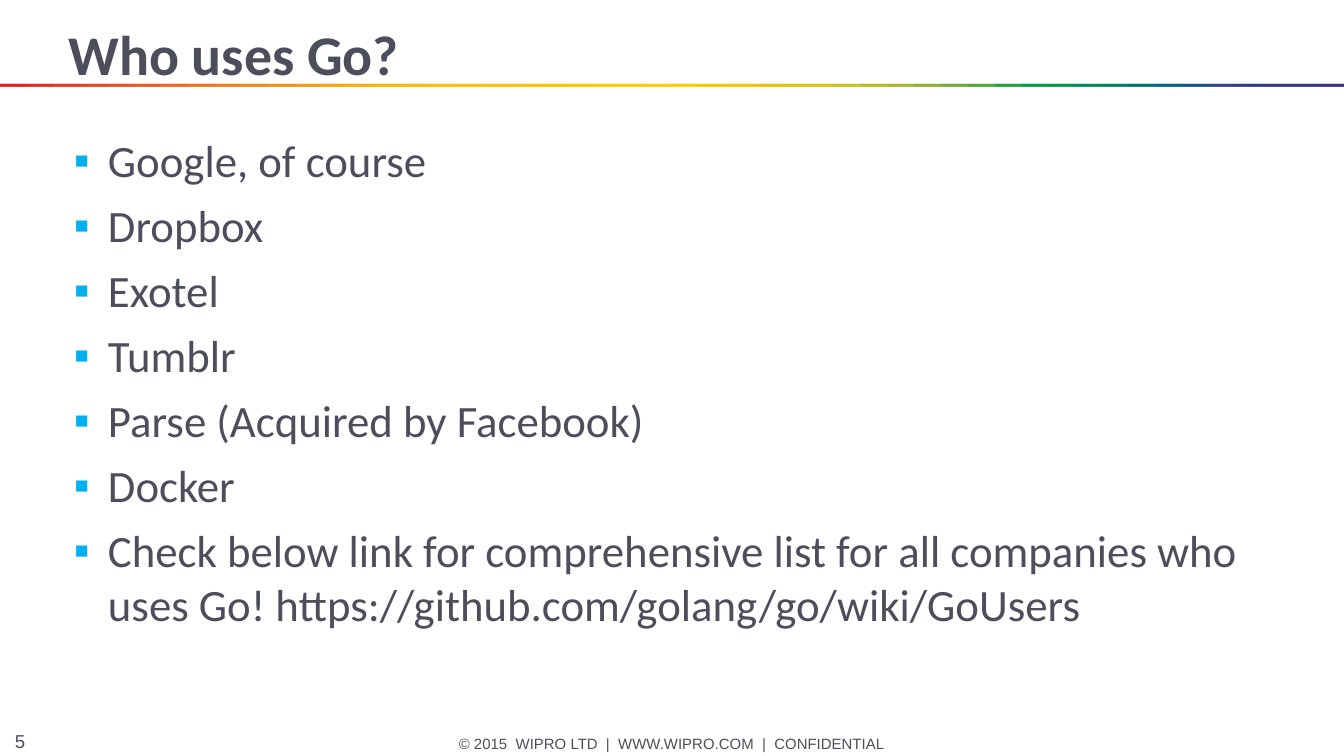
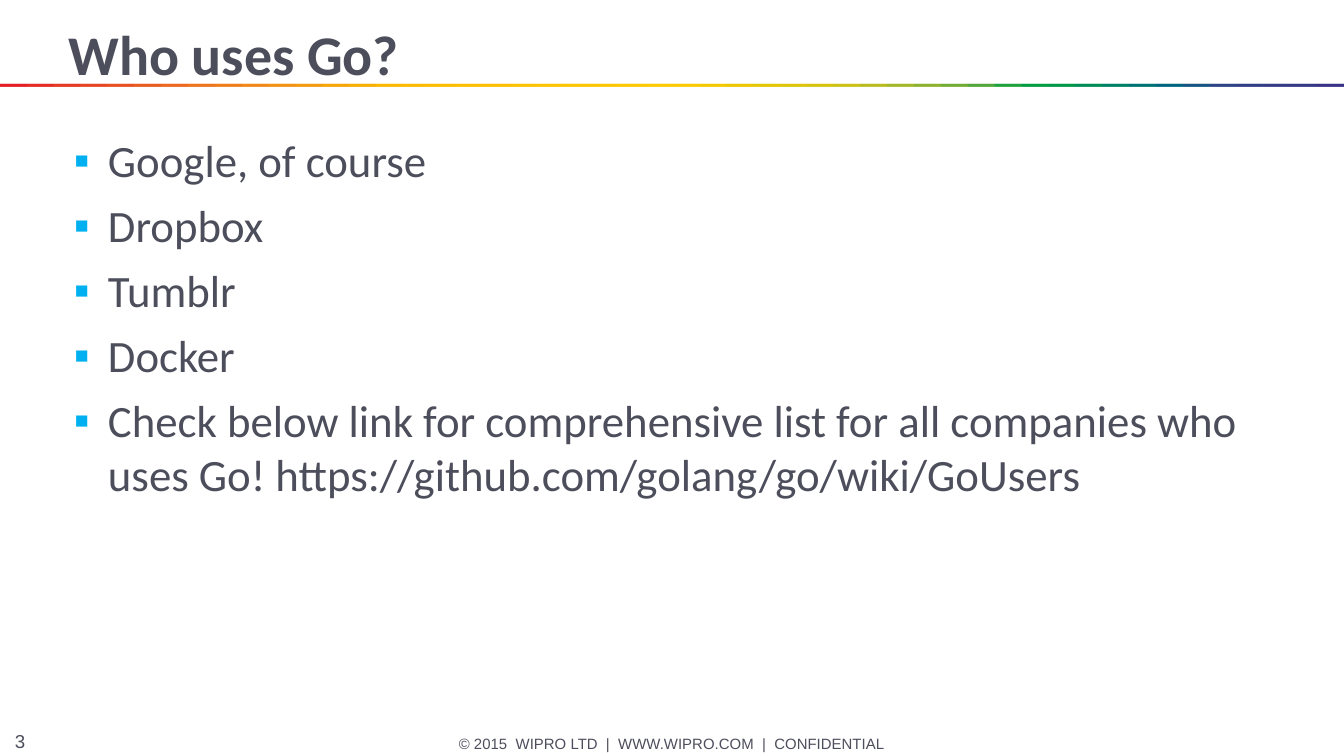
Before and after one commit to HANAND1979/go, a slide deck: slide 3 of go/Go.pptx (slide 5 before the commit). Drawn at 1344x756 pixels with LibreOffice and Linux fonts; fonts in the diff are those of the drawing. Boxes give left, top, right and bottom in pixels: in the first picture for what was removed or moved away, otherwise in the second. Text is boxed around its words. In the diff, an @@ line names an element or a change of style, - is before the commit and + after.

```diff
--- a/go/Go.pptx
+++ b/go/Go.pptx
@@ text at [108,276,219,308]: paragraph removed @@
-▪ Exotel
@@ text at [108,404,644,444]: paragraph removed @@
-▪ Parse (Acquired by Facebook)
@@ page number at [15,735,25,748]: text changed @@
-5
+3
```
Also in this commit, not shown: 10 other slides changed, 8 slides added, 3 slides removed.
